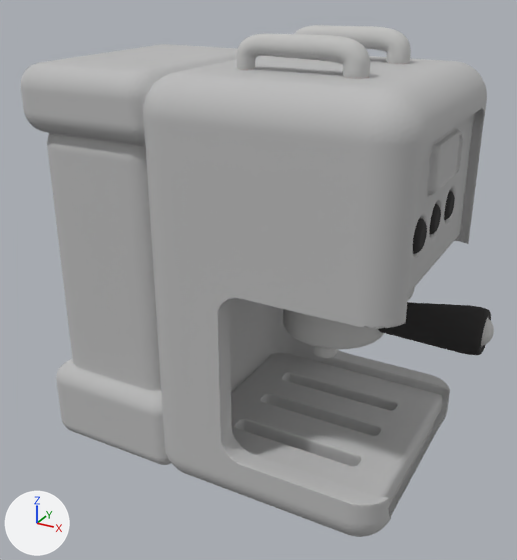
The glTF model public/Kaffeemaschine/kaffeemaschine.glb as it was, and as the next commit left it.
The view is the same before and after, from a 50 mm lens placed at (4.32, -9.87, 8.08), pointed at (-1.21, 0.18, 3.05). Lighting does not change. The marker at lower left points along +X, +Y and +Z.

Objects in the first picture: '23_02_28_11_48_06_592_1', '23_02_28_11_48_06_592_2', '23_02_28_11_48_06_592_3', '23_02_28_11_48_06_592_4', '23_02_28_11_48_06_592_5', 'kaffeemaschine'.
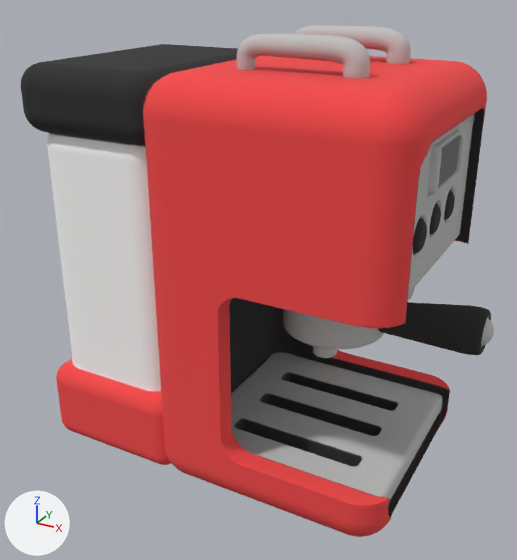
Pixel boxes (x1, y1, x2, y2) of what changed, in the pictures (517 x 560 px):
'kaffeemaschine', recoloured: (21, 44, 487, 537) in both

The edits, one by one:
Picture '23_02_28_11_48_06_592_0_color' (img_23_02_28_11_48_06_592_0_color) is new.
Material '23_02_28_11_48_06_592_0' (mat_23_02_28_11_48_06_592_0) is new.
Its texture is img_23_02_28_11_48_06_592_0_color.
Its roughness is 1.0.
me_kaffeemaschine_mesh has 8425 vertices, 16852 faces and spans x -4.39..2.0, y -2.0..2.53, z 0.0..6.74.
me_kaffeemaschine_mesh no longer uses material mat_kaffeemaschine (grey #bcbcbc).
me_kaffeemaschine_mesh now uses material mat_23_02_28_11_48_06_592_0 (picture img_23_02_28_11_48_06_592_0_color).
